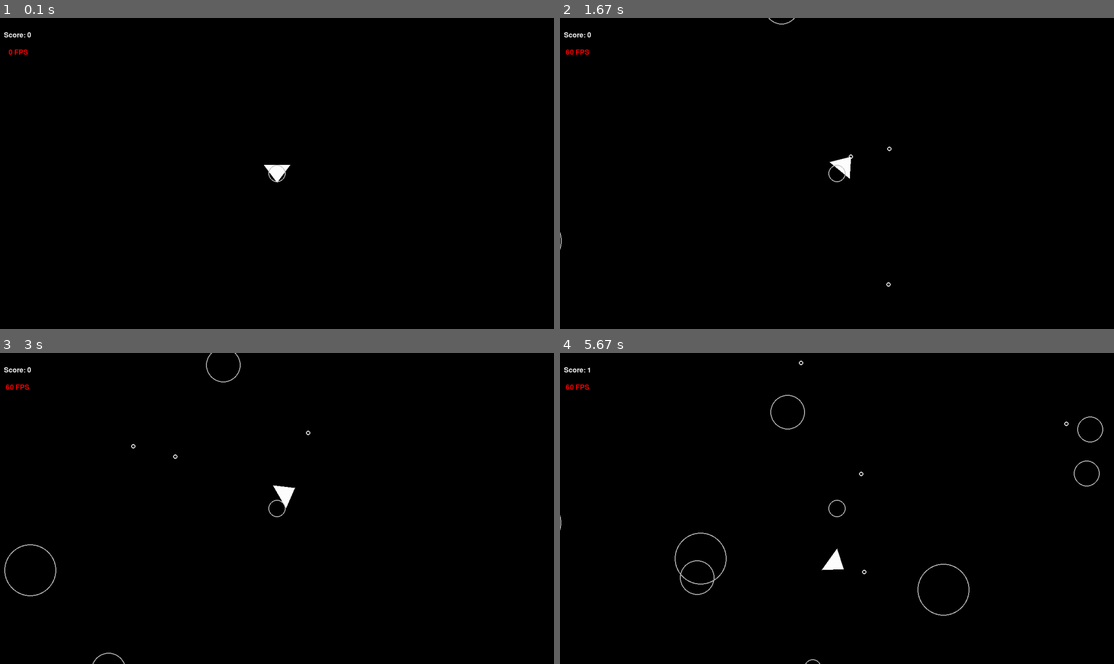
Above: before the commit, frames 1-4 (two rows, left to right).
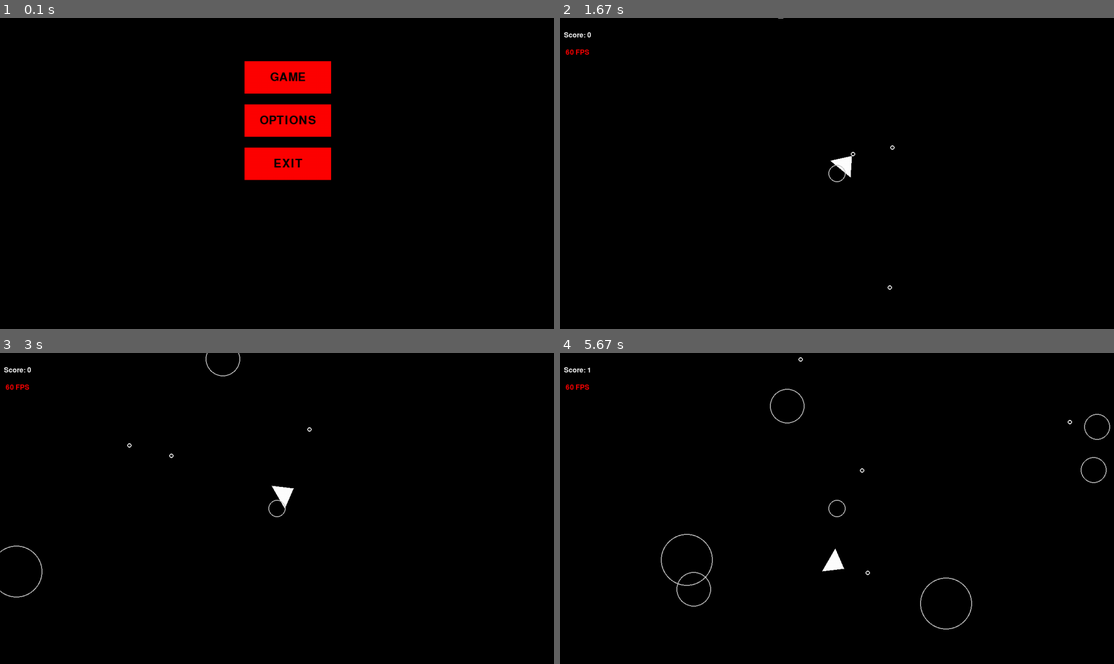
Above: after the commit, the same moments.

Repository: arcadie99/space-invader-pygame
Game: pygame game, started from main.py
The game is run twice, just before and just after one commit, with the same random seed, the same clock (stepped at 60 frames per second) and the same inputs.
Inputs (mouse positions are in pixels of both pictures, inside the frame that each line leads up to):
- Up to frame 1 (0.1 s): no input
- Up to frame 2 (1.67 s): press the mouse at (848, 77) at 0.37 s; move the mouse to (870, 157) at 0.47 s; release the mouse at (892, 241) at 0.6 s; tap Space at 0.67, 1.07, 1.37, 1.57 s; hold D 1-1.47 s; move the mouse to (848, 67) at 1.03 s; hold W from 1.5 s (still down); move the mouse to (820, 120) at 1.53 s
- Up to frame 3 (3 s): release W at 1.8 s; hold D 1.83-2.3 s; move the mouse to (110, 458) at 1.87 s; tap Space at 1.9, 2.2, 2.4, 2.7, 2.97 s; hold A 2.33-2.87 s; move the mouse to (149, 548) at 2.37 s; hold S from 2.9 s (still down); move the mouse to (138, 520) at 2.93 s
- Up to frame 4 (5.67 s): release S at 3.2 s; hold A 3.23-3.63 s; move the mouse to (1036, 530) at 3.27 s; tap Space at 3.3, 3.6, 3.73, 4.13, 4.43, 4.8, 5.2, 5.5 s; hold W 3.67-4.03 s; move the mouse to (764, 458) at 3.7 s; hold D 4.07-4.7 s; move the mouse to (681, 480) at 4.1 s; hold S 4.73-5.1 s; move the mouse to (997, 533) at 4.77 s; hold A 5.13-5.6 s; move the mouse to (698, 561) at 5.17 s; hold D from 5.63 s (still down)

The runs differ from the first frame. In frame 1, 4.9% of the frame differs, in the area x 0-60%, y 4-53%; in frame 2, 0.1%; in frame 3, 0.5%; in frame 4, 1.2%.

Commit message:
Implement the menu to the game and the reset mechanism

Diff:
--- a/asteroid.py
+++ b/asteroid.py
@@ -19,7 +19,8 @@
     def detectColision(self, object):
         distance = self.position.distance_to(object.position)
         if distance < self.radius + object.radius:
-            exit()
+            return True
+        return False
 
     def detectShotColision(self, object):
         distance = self.position.distance_to(object.position)
--- a/constants.py
+++ b/constants.py
@@ -14,3 +14,13 @@
 SHOT_SPEED = 500
 
 PLAYER_SHOOT_COOLDOWN = 0.1  # seconds
+
+
+
+# Color
+WHITE = (255, 255, 255)
+BLACK = (0, 0, 0)
+RED = (255, 0, 0)
+GREEN = (0, 255, 0)
+BLUE = (0, 0, 255)
+YELLOW = (255, 255, 0)
--- a/main.py
+++ b/main.py
@@ -1,5 +1,7 @@
+#!/usr/bin/env python3
+
 import pygame
-from constants import *
+from constants import *  # Ensure constants.py defines necessary constants
 from player import Player
 from asteroidfield import AsteroidField
 from asteroid import Asteroid
@@ -7,78 +9,175 @@
 from fps import Text
 
 
+def button_create(text, rect, inactive_color, active_color, action):
+    """Creates a button with text, color, and an action."""
+    font = pygame.font.Font(None, 40)
+    button_rect = pygame.Rect(rect)
+    text_surface = font.render(text, True, BLACK)
+    text_rect = text_surface.get_rect(center=button_rect.center)
+
+    return [text_surface, text_rect, button_rect, inactive_color, active_color, action, False]
+
+
+def button_check(info, event):
+    """Handles button hover and click events."""
+    _, _, rect, _, _, action, hover = info
+
+    if event.type == pygame.MOUSEMOTION:
+        info[-1] = rect.collidepoint(event.pos)  # Update hover state
+
+    elif event.type == pygame.MOUSEBUTTONDOWN and hover and action:
+        action()
+
+
+def button_draw(screen, info):
+    """Draws the button on the screen."""
+    text_surface, text_rect, rect, inactive_color, active_color, _, hover = info
+    color = active_color if hover else inactive_color
+    pygame.draw.rect(screen, color, rect)
+    screen.blit(text_surface, text_rect)
+
+
+# --- Button Actions ---
+
+
+def on_click_button_1():
+    global stage
+    stage = 'game'
+    print('You clicked Button 1')
+
+
+def on_click_button_2():
+    global stage
+    stage = 'options'
+    print('You clicked Button 2')
+
+
+def on_click_button_3():
+    global stage, running
+    stage = 'exit'
+    running = False
+    print('You clicked Button 3')
+
+
+def on_click_button_return():
+    global stage
+    stage = 'menu'
+    print('You clicked Button Return')
+
+
+# --- Main Program ---
+
+
 def main():
-    print("Starting asteroids!")
-    print(f"Screen width: {SCREEN_WIDTH}")
-    print(f"Screen height: {SCREEN_HEIGHT}")
+    global stage, running
 
-    enemyKills = 0;
-
+    # Initialize Pygame
     pygame.init()
-    pygame.display.set_caption("Spaceship Invaders");
-
+    screen = pygame.display.set_mode((SCREEN_WIDTH, SCREEN_HEIGHT))
+    pygame.display.set_caption("Asteroids Game")
     clock = pygame.time.Clock()
     dt = 0
 
-    font = pygame.font.Font(None, 36)  # None uses the default font, 36 is the size
-    # Text content, color, and optional anti-aliasing
+    # Game States
+    stage = 'menu'
+    running = True
 
-    screen = pygame.display.set_mode((SCREEN_WIDTH, SCREEN_HEIGHT))
+    # Button Setup
+    button_1 = button_create("GAME", (SCREEN_WIDTH / 2 - 75, 100, 200, 75), RED, GREEN, on_click_button_1)
+    button_2 = button_create("OPTIONS", (SCREEN_WIDTH / 2 - 75, 200, 200, 75), RED, GREEN, on_click_button_2)
+    button_3 = button_create("EXIT", (SCREEN_WIDTH / 2 - 75, 300, 200, 75), RED, GREEN, on_click_button_3)
+    button_return = button_create("RETURN", (SCREEN_WIDTH / 2 - 75, 400, 200, 75), RED, GREEN, on_click_button_return)
+
+    # Initialize Game Objects
     player = Player(SCREEN_WIDTH / 2, SCREEN_HEIGHT / 2, PLAYER_RADIUS)
     asteroid = Asteroid(SCREEN_WIDTH / 2, SCREEN_HEIGHT / 2, ASTEROID_MIN_RADIUS)
-
-    textObject = Text()
+    text_object = Text()
 
     updatable = pygame.sprite.Group()
     drawable = pygame.sprite.Group()
     asteroids = pygame.sprite.Group()
     shots = pygame.sprite.Group()
 
-    updatable.add(player)
-    drawable.add(player)
-
-    updatable.add(asteroid)
-    drawable.add(asteroid)
-
+    updatable.add(player, asteroid)
+    drawable.add(player, asteroid)
     Asteroid.containers = (asteroids, updatable, drawable)
     Player.containers = (updatable, drawable)
     Shot.containers = (shots, updatable, drawable)
-
     AsteroidField.containers = (updatable,)
     asteroid_field = AsteroidField()
 
-    while True:
+    enemy_kills = 0
+
+    # Game Loop
+    while running:
+        # Handle Events
         for event in pygame.event.get():
             if event.type == pygame.QUIT:
-                return
+                running = False
 
-        screen.fill((0, 0, 0))
+            if stage == 'menu':
+                button_check(button_1, event)
+                button_check(button_2, event)
+                button_check(button_3, event)
+            elif stage == 'options':
+                button_check(button_return, event)
 
-        for sprite in drawable:
-            sprite.draw(screen)
+        # Update Game Logic
+        if stage == 'game':
+            updatable.update(dt)
 
-        for sprite in updatable:
-            sprite.update(dt)
+            for asteroid in asteroids:
+                for shot in shots:
+                    if asteroid.detectShotColision(shot):
+                        asteroid.split()
+                        enemy_kills += 1
+                        shot.kill()
+                        break
 
-        for asteroid in asteroids:
-            for shot in shots:
-                if asteroid.detectShotColision(shot):
-                    asteroid.split()
-                    enemyKills = enemyKills  + 1
-                    shot.kill()
-                    break
+                # if asteroid.detectColision(player):
+                #     print("Game Over!")
+                #     running = False  # End game on collision
 
-            if asteroid.detectColision(player):
-                print("Game Over!")
+                if asteroid.detectColision(player):
+                    print("Game Over!")
+                    stage = 'menu'
+                    # Reset the game state
+                    enemy_kills = 0
+                    updatable.empty()
+                    drawable.empty()
+                    asteroids.empty()
+                    shots.empty()
 
-        text = f"Score: {enemyKills}"
-        textObject.draw(text,screen)
+                    # Recreate initial game objects
+                    player = Player(SCREEN_WIDTH / 2, SCREEN_HEIGHT / 2, PLAYER_RADIUS)
+                    asteroid_field = AsteroidField()
+                    updatable.add(player, asteroid_field)
+                    drawable.add(player)
 
-        text = f"{clock.get_fps():2.0f} FPS"
-        textObject.draw(text, screen,  40, 80, color=(255,0,0))
+                    # Return to menu
+                    stage = 'menu'
 
+        # Draw Everything
+        screen.fill(BLACK)
+        if stage == 'menu':
+            button_draw(screen, button_1)
+            button_draw(screen, button_2)
+            button_draw(screen, button_3)
+        elif stage == 'game':
+            for sprite in drawable:
+                sprite.draw(screen)
+            text_object.draw(f"Score: {enemy_kills}", screen)
+            text_object.draw(f"{clock.get_fps():2.0f} FPS", screen, 40, 80, color=RED)
+        elif stage == 'options':
+            button_draw(screen, button_return)
+
+        # Update Display and Tick Clock
         pygame.display.flip()
-        dt = clock.tick(60) / 1000  # Convert milliseconds to seconds
+        dt = clock.tick(60) / 1000  # Frame time in seconds
+
+    pygame.quit()
+
 
 if __name__ == "__main__":
-        main()
+    main()
